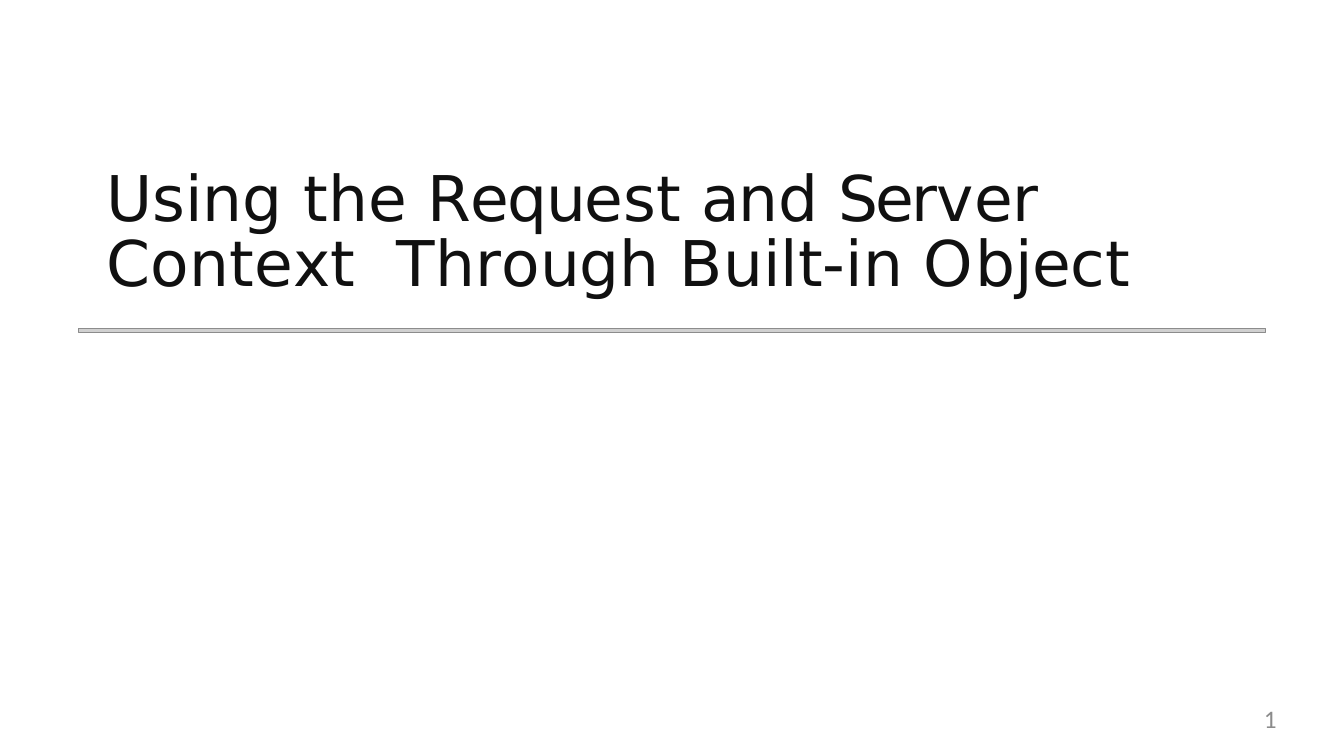
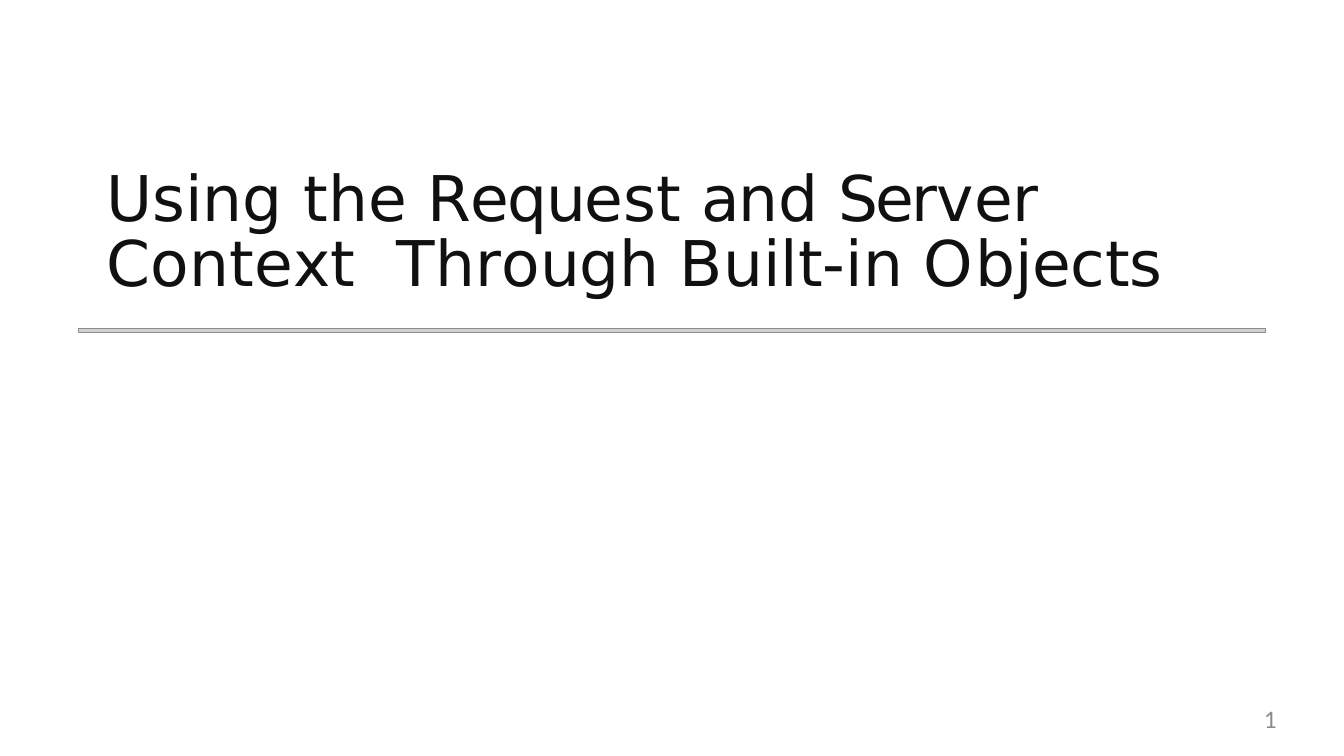
Before and after one commit to StevenJoseph19/Java, a slide deck: slide 1 of Day 9 & 10/2. JSPs/Slides/4. Using the Request and Server Context through Built-in Objects/4-java-ee-java-server-pages-m4-slides.pptx. Drawn at 1344x756 pixels with LibreOffice and Linux fonts; fonts in the diff are those of the drawing; grey boxes stand for pictures. Boxes give left, top, right and bottom in pixels: in the first picture for what was removed or moved away, otherwise in the second. Text is boxed around its words. In the diff, an @@ line names an element or a change of style, - is before the commit and + after.

```diff
--- a/Day 9 & 10/2. JSPs/Slides/4. Using the Request and Server Context through Built-in Objects/4-java-ee-java-server-pages-m4-slides.pptx
+++ b/Day 9 & 10/2. JSPs/Slides/4. Using the Request and Server Context through Built-in Objects/4-java-ee-java-server-pages-m4-slides.pptx
@@ title at (x1=106, y1=173, x2=1163, y2=299): text changed @@
-Using the Request and Server Context Through Built-in Object
+Using the Request and Server Context Through Built-in Objects
```
Also in this commit, not shown: 5 other files.
